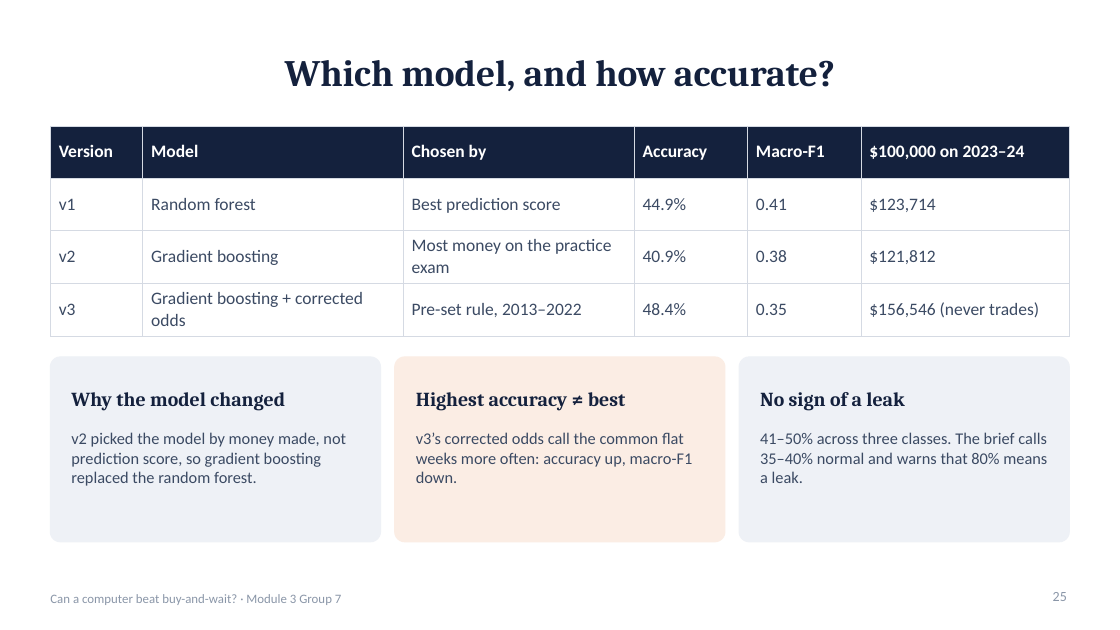
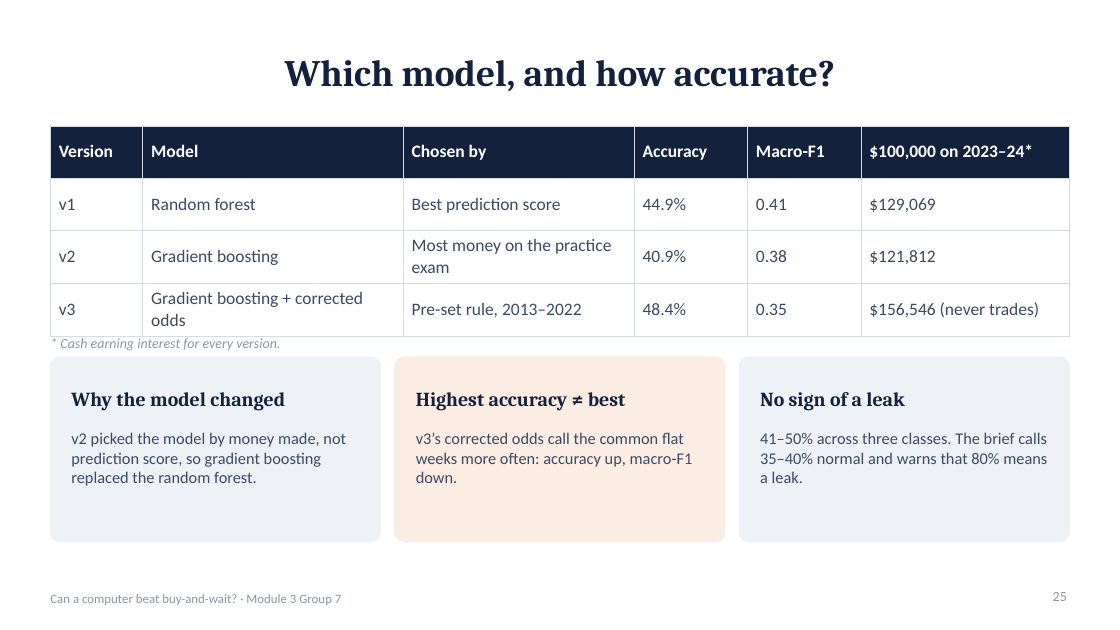
Before and after one commit to TKCH121/spy, a slide deck: slide 25 of presentation/SPY_Model_Presentation.pptx. Drawn at 1120x630 pixels with LibreOffice and Linux fonts; fonts in the diff are those of the drawing. Boxes give left, top, right and bottom in pixels: in the first picture for what was removed or moved away, otherwise in the second. Text is boxed around its words. In the diff, an @@ line names an element or a change of style, - is before the commit and + after.

```diff
--- a/presentation/SPY_Model_Presentation.pptx
+++ b/presentation/SPY_Model_Presentation.pptx
@@ table at <box>50,126,1070,330</box> @@
-row 1, column 6: $100,000 on 2023–24
+row 1, column 6: $100,000 on 2023–24*
-row 2, column 6: $123,714
+row 2, column 6: $129,069
@@ text added at <box>60,336,280,351</box>, 12 pt, text #8A96A8, italic @@
+* Cash earning interest for every version.
```
Also in this commit, not shown: 7 other slides changed, 1 slide added, 11 other files.
